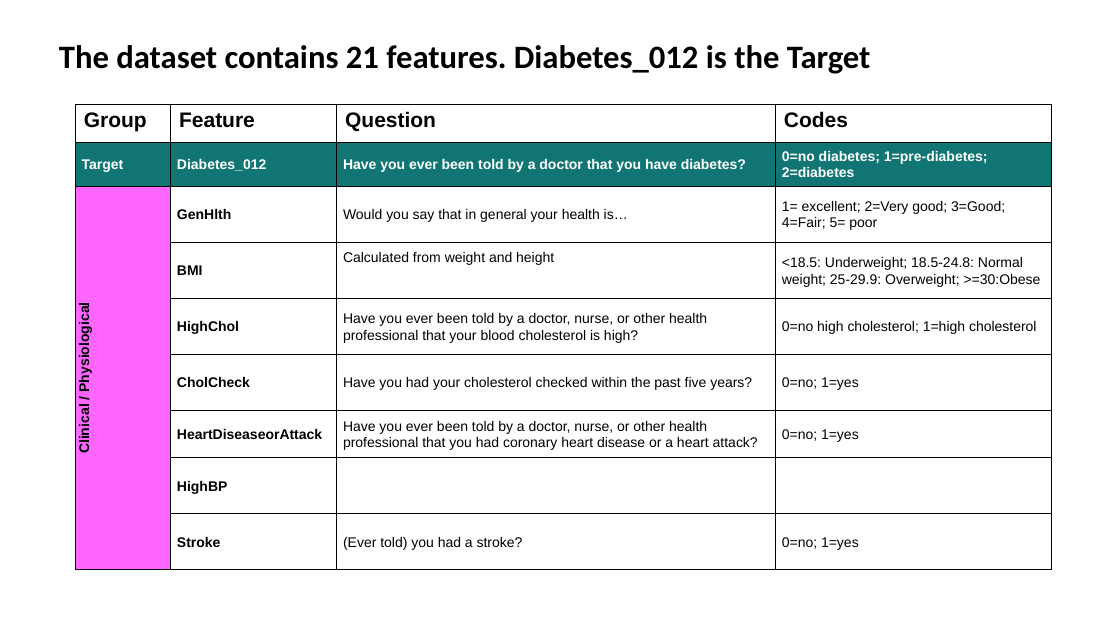
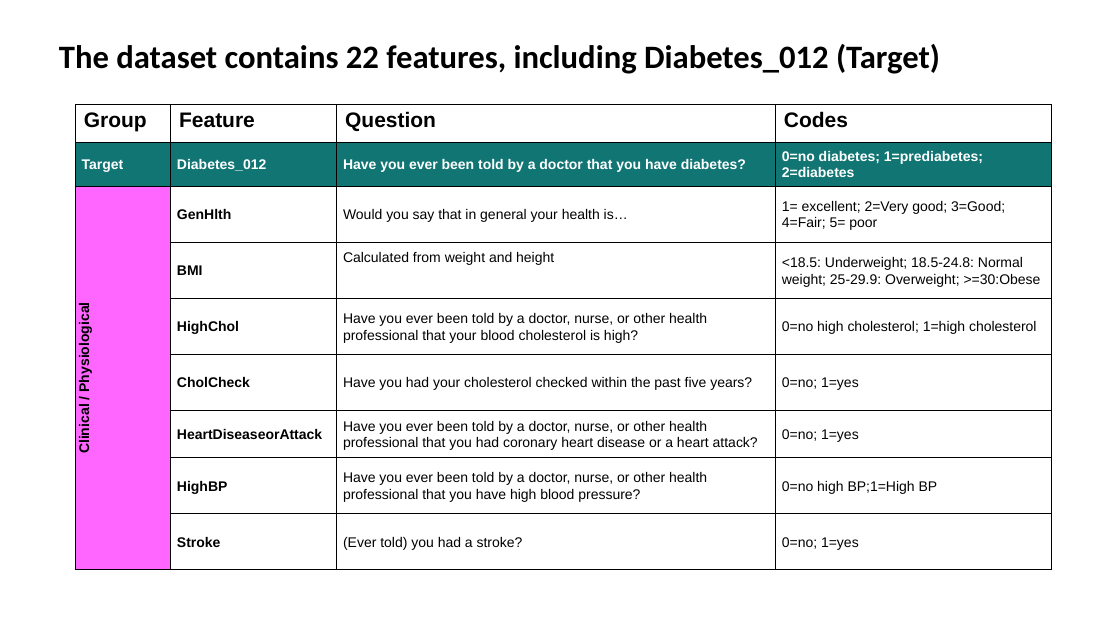
Before and after one commit to teresamcgarry/diabetes, a slide deck: slide 11 of presentation/diabetes_presentation.pptx (slide 9 before the commit). Drawn at 1120x630 pixels with LibreOffice and Linux fonts; fonts in the diff are those of the drawing. Boxes give left, top, right and bottom in pixels: in the first picture for what was removed or moved away, otherwise in the second. Text is boxed around its words. In the diff, an @@ line names an element or a change of style, - is before the commit and + after.

Commit message:
Diabetes Presentation

```diff
--- a/presentation/diabetes_presentation.pptx
+++ b/presentation/diabetes_presentation.pptx
@@ title at bbox=[59, 44, 940, 74]: text changed @@
-The dataset contains 21 features. Diabetes_012 is the Target
+The dataset contains 22 features, including Diabetes_012 (Target)
@@ table at bbox=[76, 104, 1053, 570] @@
-row 2, column 4: 0=no diabetes; 1=pre-diabetes; 2=diabetes
+row 2, column 4: 0=no diabetes; 1=prediabetes; 2=diabetes
-row 8, column 3: 
+row 8, column 3: Have you ever been told by a doctor, nurse, or other health professional that you have high blood pressure?
-row 8, column 4: 
+row 8, column 4: 0=no high BP;1=High BP
```
Also in this commit, not shown: 9 other slides changed, 3 slides added, 2 slides removed.
